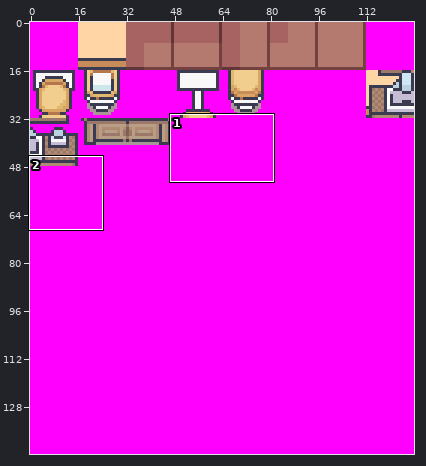
Sprite sheet: tools/porytiles/raw/secondary/SSPathfinder_CabinBathroom/middle.png. The picture above shows the old version from afar; the outline marks the close-up.
Close-up. Before:
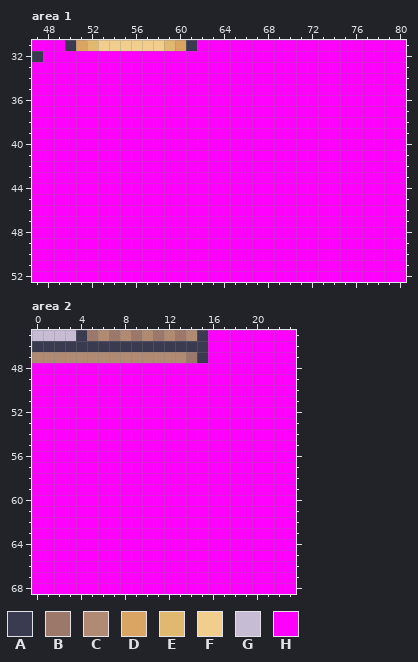
The file is 128x144 pixels. Shown: area 1: x 47..80, y 31..52; area 2: x 0..23, y 45..68. The commit also changed other parts of the picture, which this record leaves out.
Palette (. is transparent): A #3a3a50  B #9c786b  C #b18a74  D #daa463  E #e0b870  F #f1ce8e  G #c6bdd5  H #ff00ff
Pixels before, area 1, first column x 47:
31 HHHADEFFFFFFEDAHHHHHHHHHHHHHHHHHHH
32 AHHHHHHHHHHHHHHHHHHHHHHHHHHHHHHHHH
33 HHHHHHHHHHHHHHHHHHHHHHHHHHHHHHHHHH
34 HHHHHHHHHHHHHHHHHHHHHHHHHHHHHHHHHH
35 HHHHHHHHHHHHHHHHHHHHHHHHHHHHHHHHHH
36 HHHHHHHHHHHHHHHHHHHHHHHHHHHHHHHHHH
37 HHHHHHHHHHHHHHHHHHHHHHHHHHHHHHHHHH
38 HHHHHHHHHHHHHHHHHHHHHHHHHHHHHHHHHH
39 HHHHHHHHHHHHHHHHHHHHHHHHHHHHHHHHHH
40 HHHHHHHHHHHHHHHHHHHHHHHHHHHHHHHHHH
41 HHHHHHHHHHHHHHHHHHHHHHHHHHHHHHHHHH
42 HHHHHHHHHHHHHHHHHHHHHHHHHHHHHHHHHH
43 HHHHHHHHHHHHHHHHHHHHHHHHHHHHHHHHHH
44 HHHHHHHHHHHHHHHHHHHHHHHHHHHHHHHHHH
45 HHHHHHHHHHHHHHHHHHHHHHHHHHHHHHHHHH
46 HHHHHHHHHHHHHHHHHHHHHHHHHHHHHHHHHH
47 HHHHHHHHHHHHHHHHHHHHHHHHHHHHHHHHHH
48 HHHHHHHHHHHHHHHHHHHHHHHHHHHHHHHHHH
49 HHHHHHHHHHHHHHHHHHHHHHHHHHHHHHHHHH
50 HHHHHHHHHHHHHHHHHHHHHHHHHHHHHHHHHH
51 HHHHHHHHHHHHHHHHHHHHHHHHHHHHHHHHHH
52 HHHHHHHHHHHHHHHHHHHHHHHHHHHHHHHHHH
Pixels before, area 2, first column x 0:
45 GGGGABCBCBCBCBCAHHHHHHHH
46 AAAAAAAAAAAAAAAAHHHHHHHH
47 CCCCCCCCCCCCCCBAHHHHHHHH
48 HHHHHHHHHHHHHHHHHHHHHHHH
49 HHHHHHHHHHHHHHHHHHHHHHHH
50 HHHHHHHHHHHHHHHHHHHHHHHH
51 HHHHHHHHHHHHHHHHHHHHHHHH
52 HHHHHHHHHHHHHHHHHHHHHHHH
53 HHHHHHHHHHHHHHHHHHHHHHHH
54 HHHHHHHHHHHHHHHHHHHHHHHH
55 HHHHHHHHHHHHHHHHHHHHHHHH
56 HHHHHHHHHHHHHHHHHHHHHHHH
57 HHHHHHHHHHHHHHHHHHHHHHHH
58 HHHHHHHHHHHHHHHHHHHHHHHH
59 HHHHHHHHHHHHHHHHHHHHHHHH
60 HHHHHHHHHHHHHHHHHHHHHHHH
61 HHHHHHHHHHHHHHHHHHHHHHHH
62 HHHHHHHHHHHHHHHHHHHHHHHH
63 HHHHHHHHHHHHHHHHHHHHHHHH
64 HHHHHHHHHHHHHHHHHHHHHHHH
65 HHHHHHHHHHHHHHHHHHHHHHHH
66 HHHHHHHHHHHHHHHHHHHHHHHH
67 HHHHHHHHHHHHHHHHHHHHHHHH
68 HHHHHHHHHHHHHHHHHHHHHHHH
Now the later version:
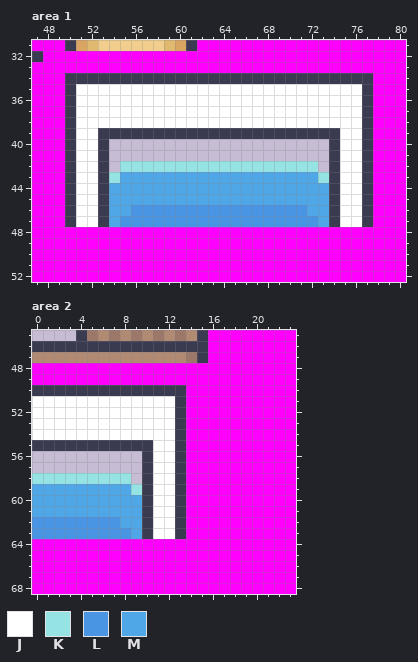
Colours new in this view: J #ffffff  K #95e3e3  L #4995e3  M #50a7e8
From old to new:
Area 1:
y 34: x 50..77 HHHHHHHHHHHHHHHHHHHHHHHHHHHH -> AAAAAAAAAAAAAAAAAAAAAAAAAAAA
y 35..38: x 50..77 HHHHHHHHHHHHHHHHHHHHHHHHHHHH -> AJJJJJJJJJJJJJJJJJJJJJJJJJJA
y 39: x 50..77 HHHHHHHHHHHHHHHHHHHHHHHHHHHH -> AJJAAAAAAAAAAAAAAAAAAAAAAJJA
y 40..41: x 50..77 HHHHHHHHHHHHHHHHHHHHHHHHHHHH -> AJJAGGGGGGGGGGGGGGGGGGGGAJJA
y 42: x 50..77 HHHHHHHHHHHHHHHHHHHHHHHHHHHH -> AJJAGKKKKKKKKKKKKKKKKKKGAJJA
y 43: x 50..77 HHHHHHHHHHHHHHHHHHHHHHHHHHHH -> AJJAKMMMMMMMMMMMMMMMMMMKAJJA
y 44..45: x 50..77 HHHHHHHHHHHHHHHHHHHHHHHHHHHH -> AJJAMMMMMMMMMMMMMMMMMMMMAJJA
y 46: x 50..77 HHHHHHHHHHHHHHHHHHHHHHHHHHHH -> AJJAMMLLLLLLLLLLLLLLLLMMAJJA
y 47: x 50..77 HHHHHHHHHHHHHHHHHHHHHHHHHHHH -> AJJAMLLLLLLLLLLLLLLLLLLMAJJA
Area 2:
y 50: x 0..13 HHHHHHHHHHHHHH -> AAAAAAAAAAAAAA
y 51..54: x 0..13 HHHHHHHHHHHHHH -> JJJJJJJJJJJJJA
y 55: x 0..13 HHHHHHHHHHHHHH -> AAAAAAAAAAAJJA
y 56..57: x 0..13 HHHHHHHHHHHHHH -> GGGGGGGGGGAJJA
y 58: x 0..13 HHHHHHHHHHHHHH -> KKKKKKKKKGAJJA
y 59: x 0..13 HHHHHHHHHHHHHH -> MMMMMMMMMKAJJA
y 60..61: x 0..13 HHHHHHHHHHHHHH -> MMMMMMMMMMAJJA
y 62: x 0..13 HHHHHHHHHHHHHH -> LLLLLLLLMMAJJA
y 63: x 0..13 HHHHHHHHHHHHHH -> LLLLLLLLLMAJJA
Changed places in both close-ups, as pixel boxes (x1, y1, x2, y2):
changed: (65, 73, 373, 227)
changed: (32, 385, 186, 539)
